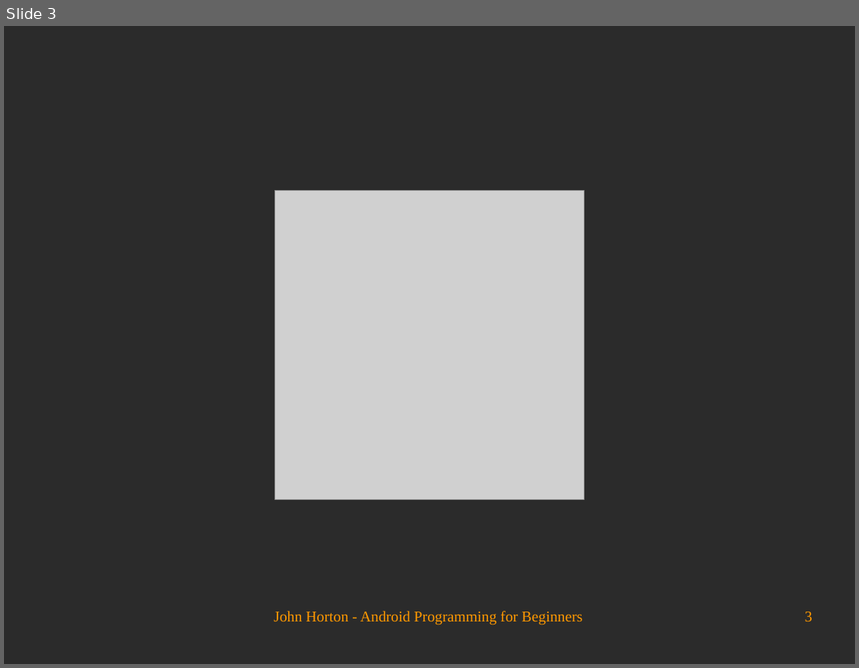
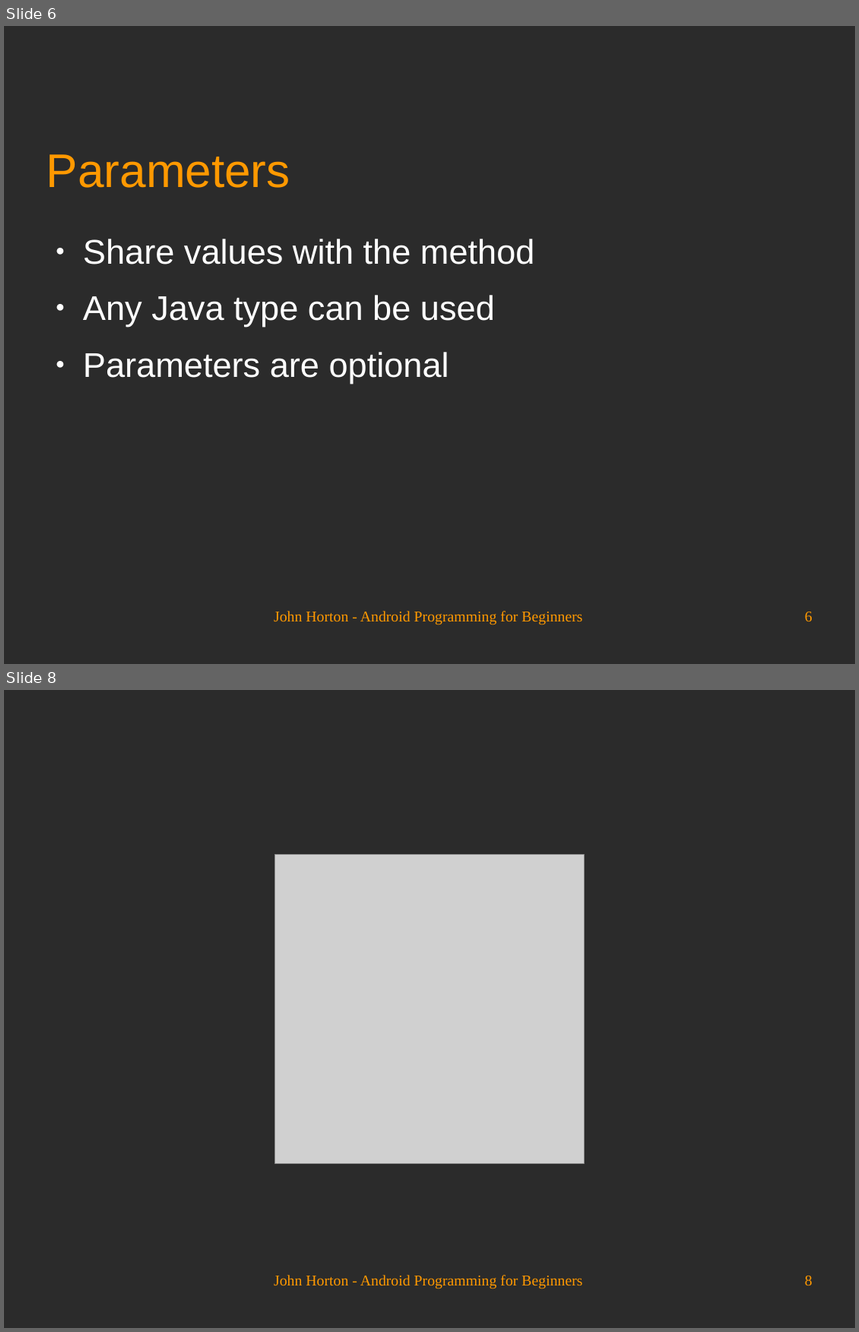
Before and after one commit to Academy-Soft-Intellect/Android-Programming-for-Beginners, a slide deck: 08_Coding_in_Java_Part_2_Methods.odp. Shown one above the other, each under a label of ours: slide 3 before the commit, slides 6 and 8 after it; the slides between them are not shown. The pictures are 859x668 and 859x1332 pixels, drawn with LibreOffice and Linux fonts; fonts in the diff are those of the drawing; grey boxes stand for pictures; background and template pictures are left out; a plain dark background stands for a picture behind light text. Boxes give left, top, right and bottom in pixels: in the first picture for what was removed or moved away, otherwise in the second. Text is boxed around its words. In the diff, an @@ line names an element or a change of style, - is before the commit and + after.

```diff
--- a/08_Coding_in_Java_Part_2_Methods.odp
+++ b/08_Coding_in_Java_Part_2_Methods.odp
@@ slide 6 added at [4, 26, 855, 664], background picture (left out) @@
@@ title added at [47, 154, 291, 188], 44 pt, text #FF9900 @@
+Parameters
@@ text added at [83, 239, 535, 383], 32 pt, text #FFFFFF @@
+● Share values with the method
+● Any Java type can be used
+● Parameters are optional
@@ text added at [274, 611, 582, 626], 14 pt, text #FF9900 @@
+John Horton - Android Programming for Beginners
@@ page number added at [805, 612, 813, 622], 14 pt, text #FF9900 @@
+6
@@ what was slide 3 is now slide 8 @@
@@ page number at [805, 1276, 813, 1286]: text changed @@
-3
+8
```
Also in this commit, not shown: 2 slides changed, 4 other slides added.
